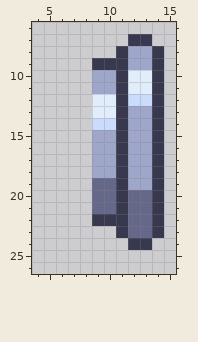
Pixel-art file -- _Data/LevelObject/FirePort.aseprite. Above is the file before it was changed.
16x32 pixels, 1 frame. Shown: x 4..15, y 6..26. The old version is drawn lined up with the new one.
After the commit:
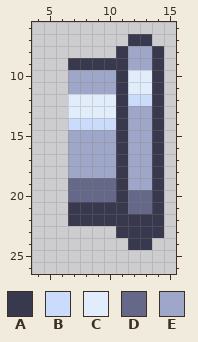
Palette (. is transparent): A #38384e  B #cbdbfc  C #e2edfc  D #656889  E #9ea6ca
From old to new:
whole drawing moved by +6,+0 (the old picture is shown already moved)
There is now colour A in row 9 at x 7 to 8; in rows 21 to 22 at x 7 to 8.
The edit turns colour D into colour A in row 21 at x 9 to 10; in rows 22 to 23 at x 12 to 13.
There is now colour B in row 14 at x 7 to 8.
There is now colour C in rows 12 to 13 at x 7 to 8.
There is now colour D in rows 19 to 20 at x 7 to 8.
There is now colour E in rows 10 to 11 at x 7 to 8; in rows 15 to 18 at x 7 to 8.
Pixel boxes of the changes (left, top, right, bottom) in both pictures:
changed: (68, 58, 152, 238)
